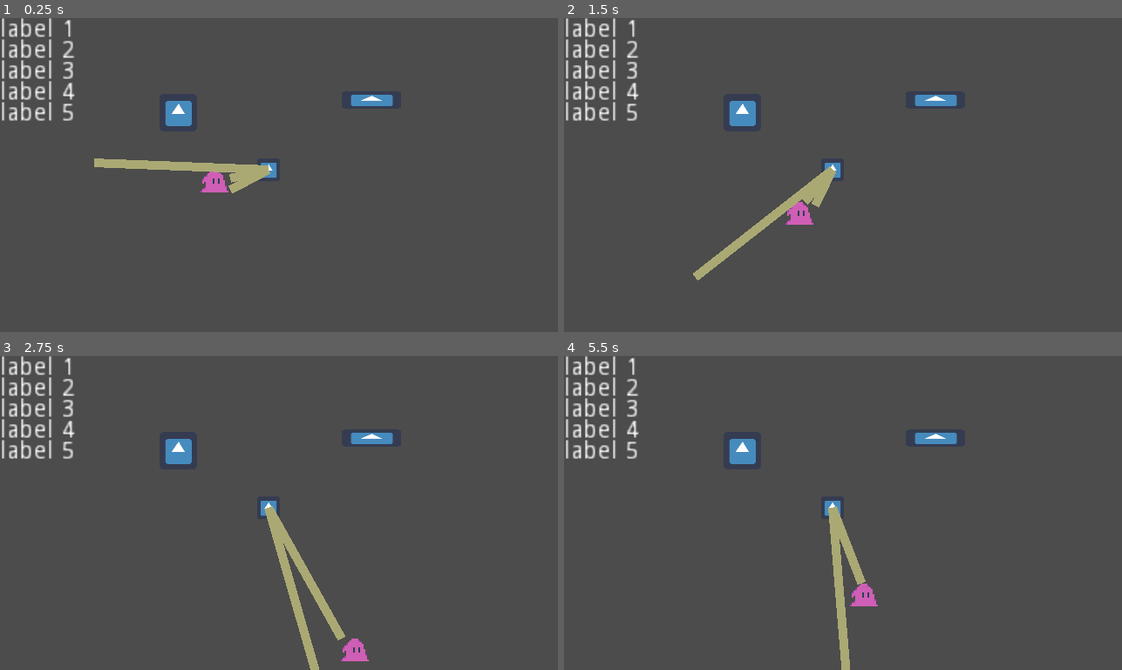
Above: before the commit, frames 1-4 (two rows, left to right).
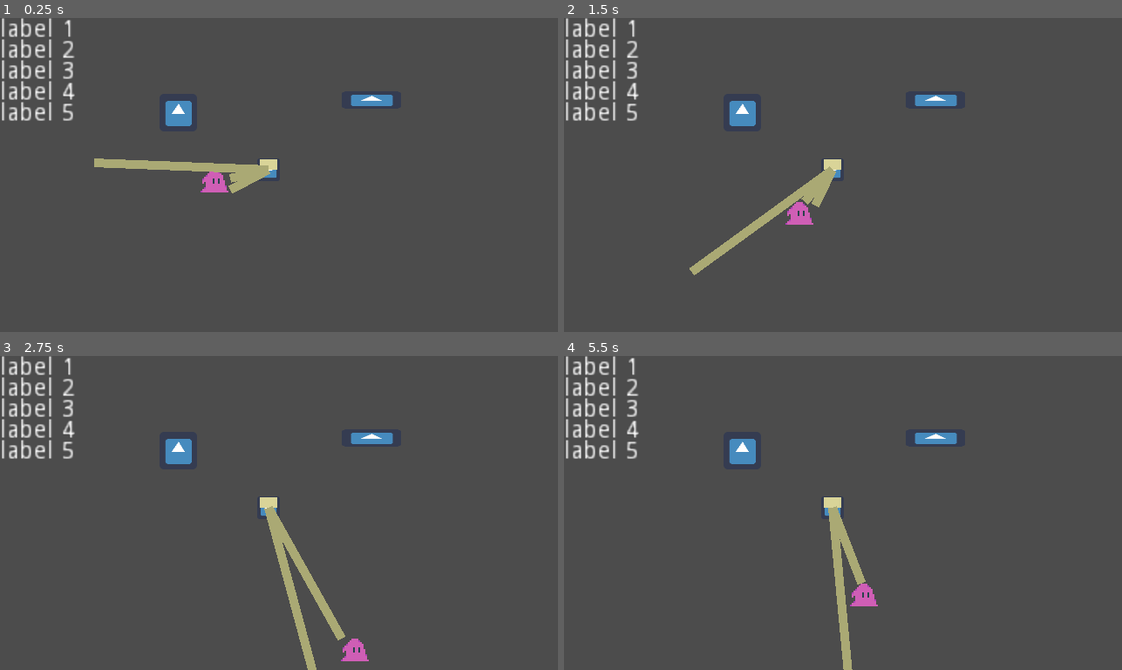
Above: after the commit, the same moments.

Repository: genericuser990/GameJamTowerTheme
Game: Godot game, scene res://Scenes/DebugWorld.tscn
The game is run twice, just before and just after one commit, with the same random seed, the same clock (stepped at 60 frames per second) and the same inputs. The project has no main scene, so this scene is started directly. The engine's default icon, where the game draws it, is replaced by a stand-in: a white triangle on a blue panel in a dark square.
Inputs:
- Up to frame 1 (0.25 s): no input
- Up to frame 2 (1.5 s): tap Enter at 0.5 s; hold Right (moveRight) 0.53-1.28 s; tap Space at 1.25 s; hold Down (moveDown) from 1.28 s (still down)
- Up to frame 3 (2.75 s): release Down (moveDown) at 2.03 s; hold Right (moveRight) from 2.03 s (still down)
- Up to frame 4 (5.5 s): release Right (moveRight) at 2.78 s; hold Up (moveUp) 2.78-3.53 s; hold Left (moveLeft) 3.53-5.03 s; tap Enter at 4.25 s; tap Space at 5 s; hold Down (moveDown) from 5.03 s (still down)

The runs differ from the first frame. In frame 1, less than 0.1% of the frame differs, in the area x 22-50%, y 45-49%; in frame 2, 0.7%, in the area x 22-50%, y 45-84%; in frame 3, 0.3%; in frame 4, 0.3%.

Commit message:
Instance rays

Diff:
--- a/Scenes/LightSegment.tscn
+++ b/Scenes/LightSegment.tscn
@@ -1,6 +1,6 @@
 [gd_scene load_steps=2 format=2]
 
-[ext_resource path="res://Scenes/LightSegment.gd" type="Script" id=1]
+[ext_resource path="res://Scripts/LightSegment.gd" type="Script" id=1]
 
 [node name="LightSegment" type="Line2D"]
 points = PoolVector2Array( 0, 1, 0, -1 )
--- a/Scenes/Lighthouse.tscn
+++ b/Scenes/Lighthouse.tscn
@@ -1,12 +1,17 @@
-[gd_scene load_steps=4 format=2]
+[gd_scene load_steps=5 format=2]
 
 [ext_resource path="res://Sprites/icon.png" type="Texture" id=1]
 [ext_resource path="res://Scripts/Lighthouse.gd" type="Script" id=2]
+[ext_resource path="res://Scenes/Ray.tscn" type="PackedScene" id=3]
 
 [sub_resource type="CircleShape2D" id=1]
 
 [node name="Lighthouse" type="StaticBody2D"]
 script = ExtResource( 2 )
+__meta__ = {
+"_edit_group_": true
+}
+ray = ExtResource( 3 )
 
 [node name="LighthouseSprite" type="Sprite" parent="."]
 scale = Vector2( 0.203125, 0.203125 )
@@ -24,3 +29,5 @@
 
 [node name="RayRight" type="RayCast2D" parent="."]
 rotation = -0.174533
+
+[node name="Rays" type="Node" parent="."]
--- /dev/null
+++ b/Scenes/Ray.gd
@@ -0,0 +1,21 @@
+extends RayCast2D
+
+onready var light := $Light
+
+var length
+var angle
+
+func _ready():
+	pass # Replace with function body.
+
+
+func face(cast: Vector2):
+	var dispVec = cast - position
+	set_cast_to(dispVec.rotated(angle).normalized() * length)
+
+func drawLight(point1: Vector2, point2: Vector2):
+	var points = PoolVector2Array()
+	points.append(point1)
+	points.append(point2)
+
+	light.set_points(points)
--- /dev/null
+++ b/Scenes/Ray.tscn
@@ -0,0 +1,10 @@
+[gd_scene load_steps=2 format=2]
+
+[ext_resource path="res://Scenes/Ray.gd" type="Script" id=1]
+
+[node name="Ray" type="RayCast2D"]
+script = ExtResource( 1 )
+
+[node name="Light" type="Line2D" parent="."]
+points = PoolVector2Array( 0, 0, 0, -6 )
+default_color = Color( 0.854902, 0.835294, 0.6, 1 )
--- a/Scripts/DebugWorld.gd
+++ b/Scripts/DebugWorld.gd
@@ -52,10 +52,7 @@
 			if collider:
 				light.drawLine(lighthouse.position, collisionPoint)
 			else:
-				var dispVec = monster.position - lighthouse.position
-				var rayVec = dispVec.normalized() * lighthouse.rayLength
-				var globalPos = rayVec.rotated(PI/12) + lighthouse.position
-				light.drawLine(lighthouse.position, globalPos)
+				light.drawLine(lighthouse.position, ray.get_cast_to().rotated(PI/12) + lighthouse.position)
 
 			lights.add_child(light)
 
--- a/Scripts/Lighthouse.gd
+++ b/Scripts/Lighthouse.gd
@@ -4,9 +4,13 @@
 onready var lineOfSight := $LineOfSight
 onready var rayLeft := $RayLeft
 onready var rayRight := $RayRight
+onready var rays := $Rays
+
+export (PackedScene) var ray
 
 export var rayLength := 100
 export var lightAngle := 30 # Maybe should have a better name for this
+export var numRays := 10
 
 var monsterFound := true
 
@@ -15,10 +19,23 @@
 	enableRays()
 	rayLeft.set_rotation_degrees(lightAngle / 2)
 	rayRight.set_rotation_degrees(-lightAngle / 2)
+	createRays()
 
 # Called every frame. 'delta' is the elapsed time since the previous frame.
 # func _physics_process(delta):
 	# pass
+
+func createRays():
+	var deltaAngle = (lightAngle * 1.0) / (numRays - 1)
+	for i in numRays:
+		var currRay = ray.instance()
+
+		currRay.length = rayLength
+		currRay.angle = deg2rad(-lightAngle / 2 + (i * deltaAngle))
+		currRay.position = position
+
+		rays.add_child(currRay)
+
 
 func enableRays():
 	lineOfSight.enabled = true
@@ -35,3 +52,6 @@
 	# set_cast_to does not change rotation
 	rayLeft.set_cast_to(newCast)
 	rayRight.set_cast_to(newCast)
+
+	for ray in rays.get_children():
+		ray.face(monsterPos)
Renamed: Scenes/LightSegment.gd -> Scripts/LightSegment.gd
